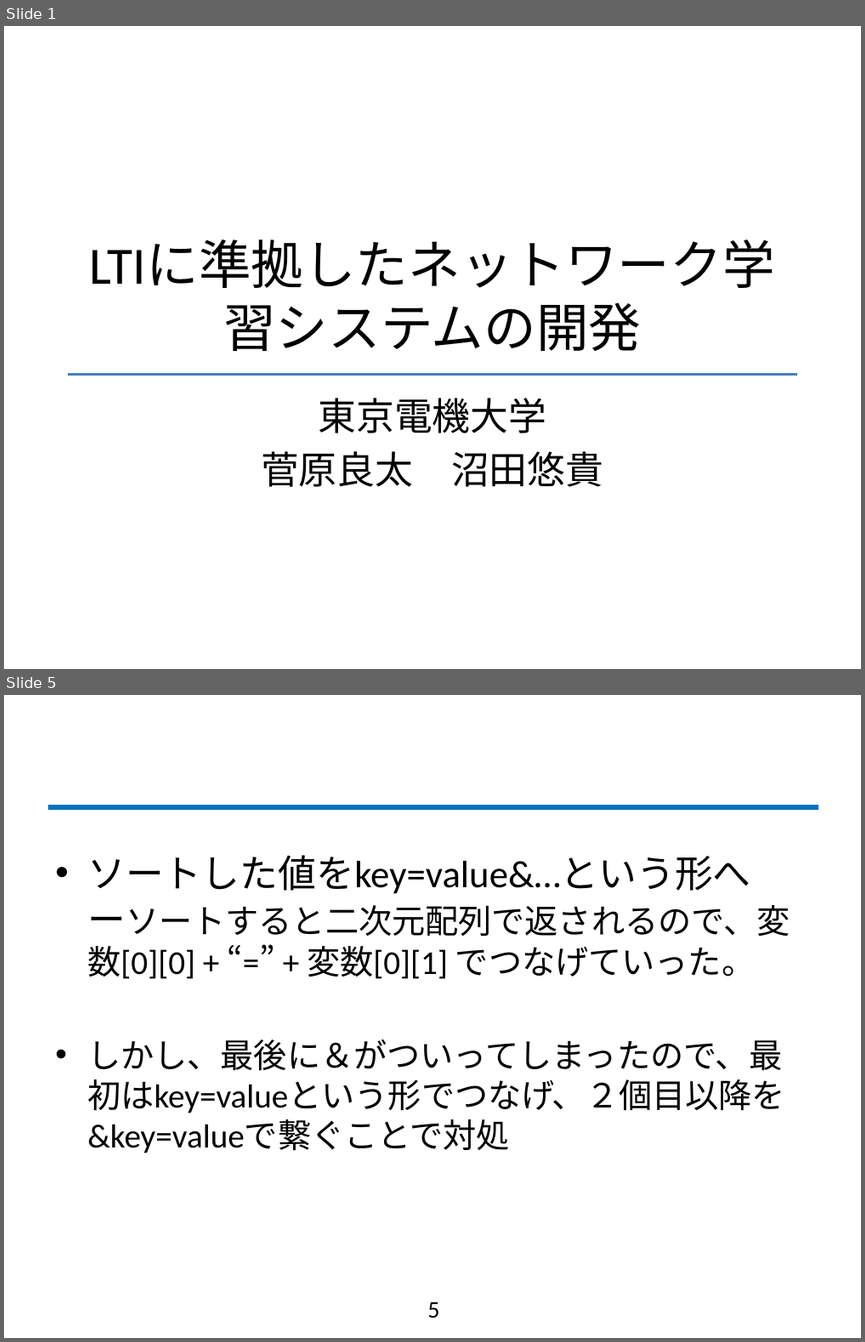
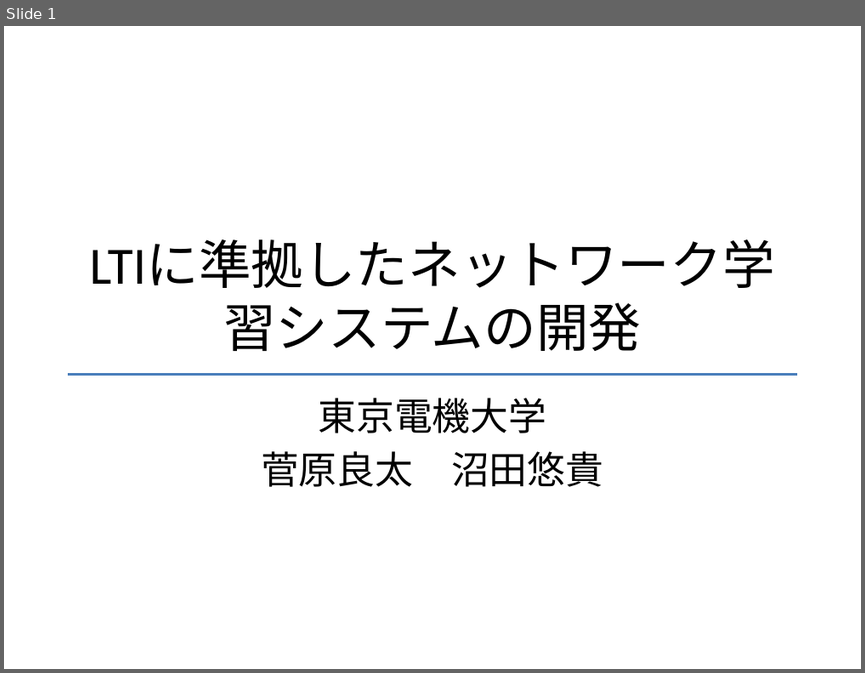
Before and after one commit to fujiLabo/fuji_simu, a slide deck: テンプレ.pptx. Shown one above the other, each under a label of ours: slides 1 and 5 before the commit, slide 1 after it; the slides between them are not shown. The pictures are 865x1342 and 865x673 pixels, drawn with LibreOffice and Linux fonts; fonts in the diff are those of the drawing; background and template pictures are left out. Boxes give left, top, right and bottom in pixels: in the first picture for what was removed or moved away, otherwise in the second. Text is boxed around its words. In the diff, an @@ line names an element or a change of style, - is before the commit and + after.

```diff
--- a/テンプレ.pptx
+++ b/テンプレ.pptx
@@ slide 5 removed at (x1=4, y1=695, x2=861, y2=1338), background #FFFFFF @@
@@ line removed from (47, 807) to (818, 807) @@
@@ text removed at (x1=87, y1=855, x2=789, y2=1153) @@
-• ソートした値をkey=value&…という形へ
-  ーソートすると二次元配列で返されるので、変数[0][0] + “=” + 変数[0][1] でつなげていった。
-• しかし、最後に＆がついってしまったので、最初はkey=valueという形でつなげ、２個目以降を&key=valueで繋ぐことで対処
@@ page number removed at (x1=427, y1=1302, x2=439, y2=1318) @@
-5
```
Also in this commit, not shown: 6 other slides removed, 2 other files.
